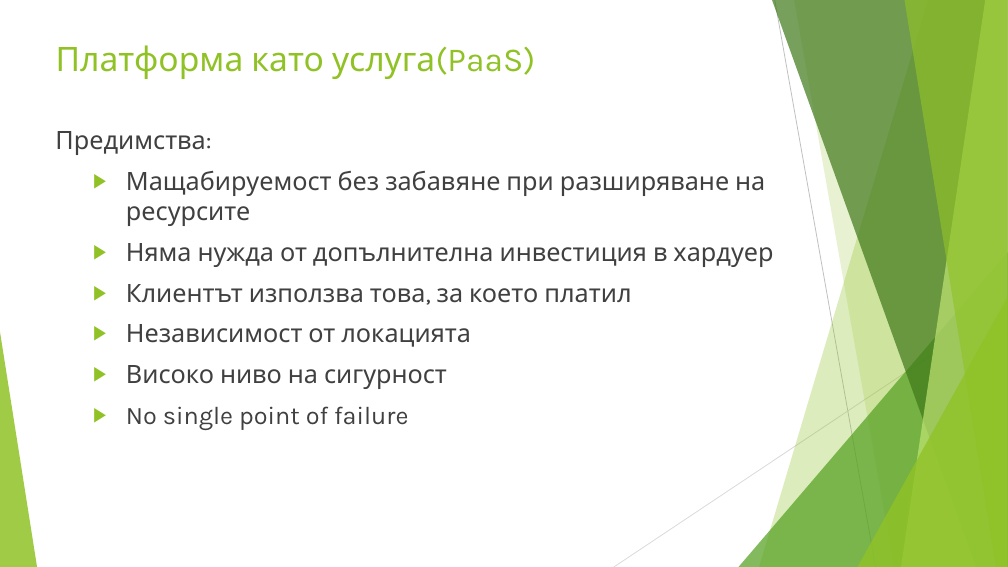
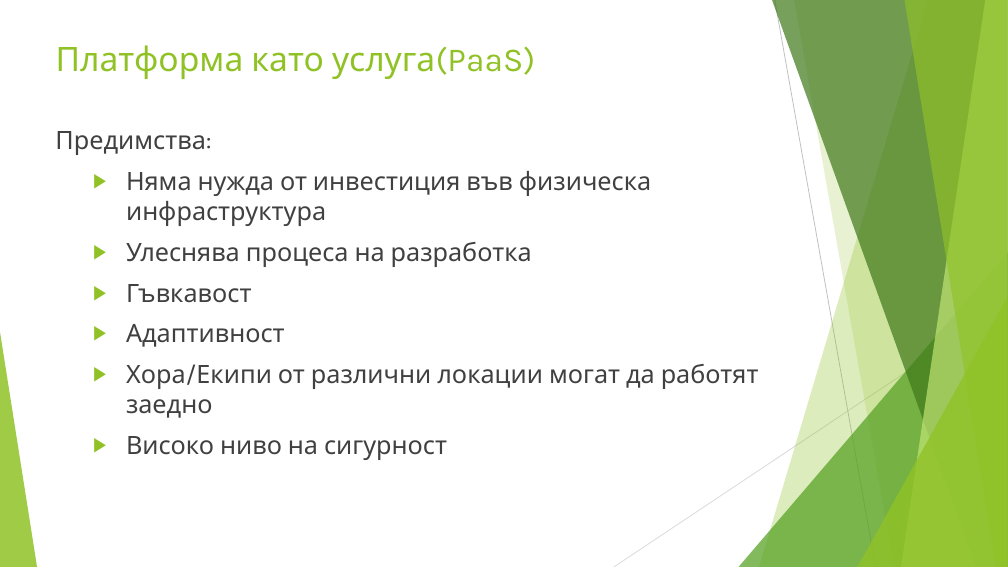
Before and after one commit to enchobelezirev/CloudComputing, a slide deck: slide 11 of CLOUD COMPUTING.pptx. Drawn at 1008x567 pixels with LibreOffice and Linux fonts; fonts in the diff are those of the drawing. Boxes give left, top, right and bottom in pixels: in the first picture for what was removed or moved away, otherwise in the second. Text is boxed around its words. In the diff, an @@ line names an element or a change of style, - is before the commit and + after.

Commit message:
PaaS text fixes. Security topic from the main content removed. Saas slides added. Updated docx file with more info

```diff
--- a/CLOUD COMPUTING.pptx
+++ b/CLOUD COMPUTING.pptx
@@ text at <box>126,171,759,418</box>: text changed @@
-  ▶ Мащабируемост без забавяне при разширяване на ресурсите
-  ▶ Няма нужда от допълнителна инвестиция в хардуер
-  ▶ Клиентът използва това, за което платил
-  ▶ Независимост от локацията
+  ▶ Няма нужда от инвестиция във физическа инфраструктура
+  ▶ Улеснява процеса на разработка
+  ▶ Гъвкавост
+  ▶ Адаптивност
+  ▶ Хора/Екипи от различни локации могат да работят заедно
@@ text at <box>126,406,408,430</box>: paragraph removed @@
-  ▶ No single point of failure
```
Also in this commit, not shown: 4 other slides changed, 2 slides added, 1 other file.
